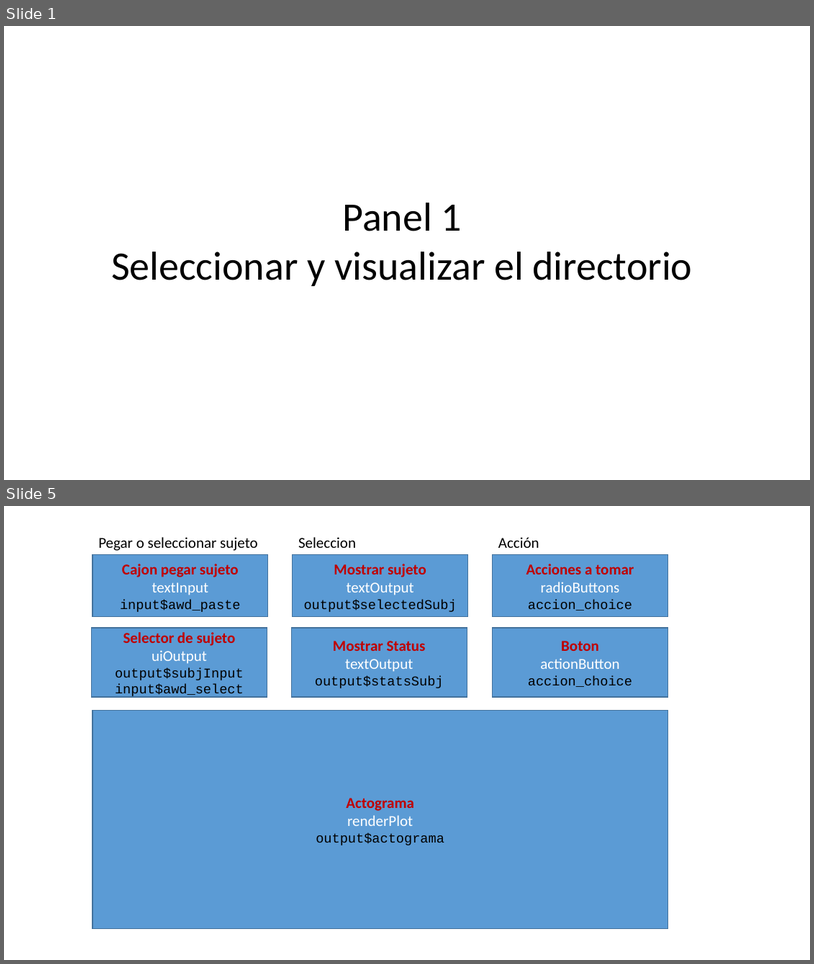
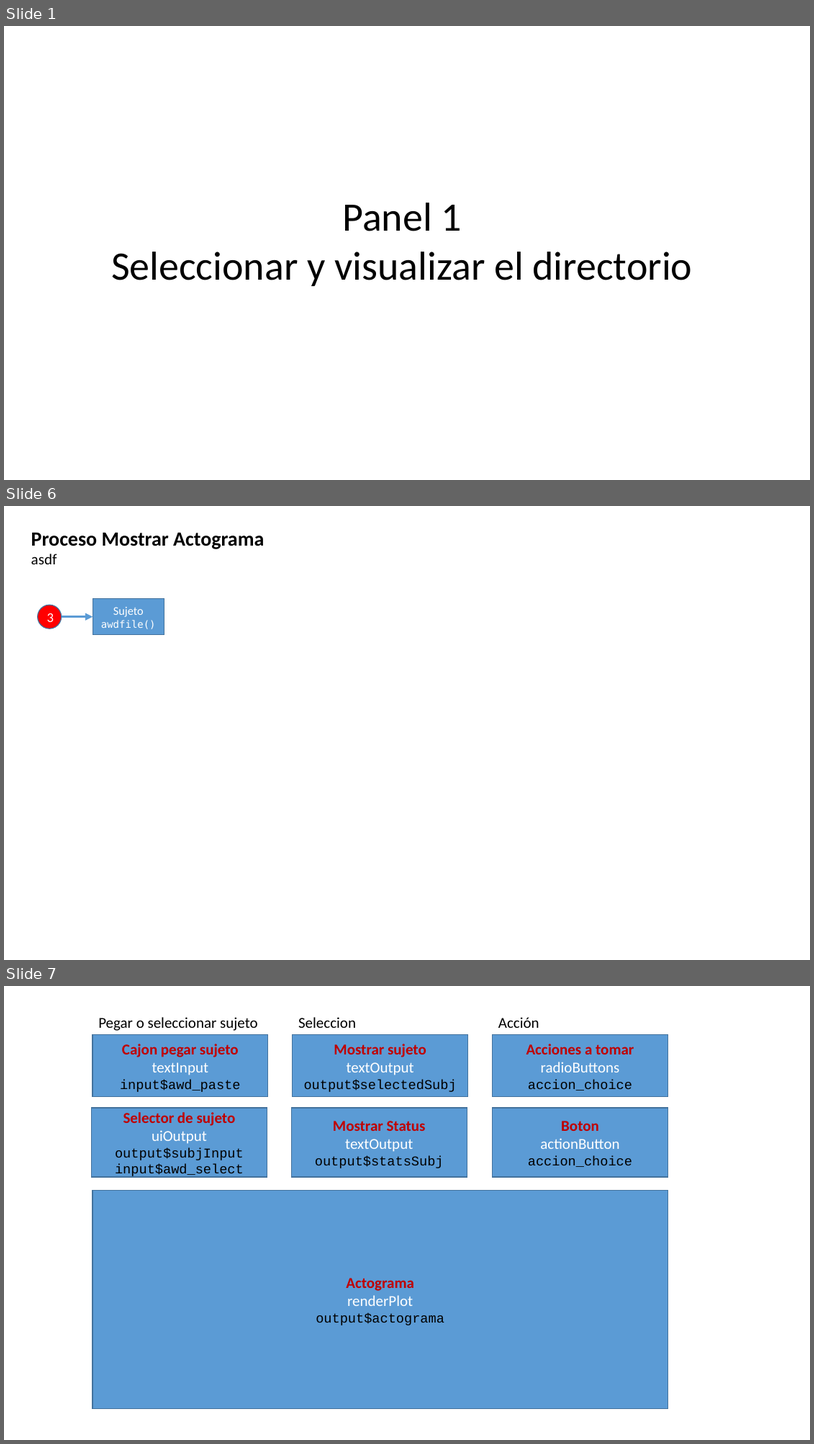
Before and after one commit to olitroski/Actigrafia, a slide deck: flujo edicion.pptx. Shown one above the other, each under a label of ours: slides 1 and 5 before the commit, slides 1, 6 and 7 after it; the slides between them are not shown. The pictures are 814x964 and 814x1444 pixels, drawn with LibreOffice and Linux fonts; fonts in the diff are those of the drawing. Boxes give left, top, right and bottom in pixels: in the first picture for what was removed or moved away, otherwise in the second. Text is boxed around its words. In the diff, an @@ line names an element or a change of style, - is before the commit and + after.

```diff
--- a/flujo edicion.pptx
+++ b/flujo edicion.pptx
@@ slide 6 added at box(4, 506, 810, 960), background #FFFFFF @@
@@ text added at box(31, 533, 264, 564), 24 pt, text #000000, bold @@
+Proceso Mostrar Actograma
+asdf
@@ ellipse added at box(37, 605, 61, 628), fill #FF0000, outline #43739E 1 pt, 16 pt, text #FFFFFF @@
+3
@@ rectangle added at box(93, 599, 165, 634), fill #5B9BD5, outline #43739E 1 pt, 12 pt, text #FFFFFF @@
+Sujeto
+awdfile()
@@ arrow added from (62, 617) to (93, 617), #5B9BD5 3 pt @@
@@ what was slide 5 is now slide 7 @@
```
Also in this commit, not shown: 2 slides changed, 2 other slides added, 3 slides removed, 16 other files.
